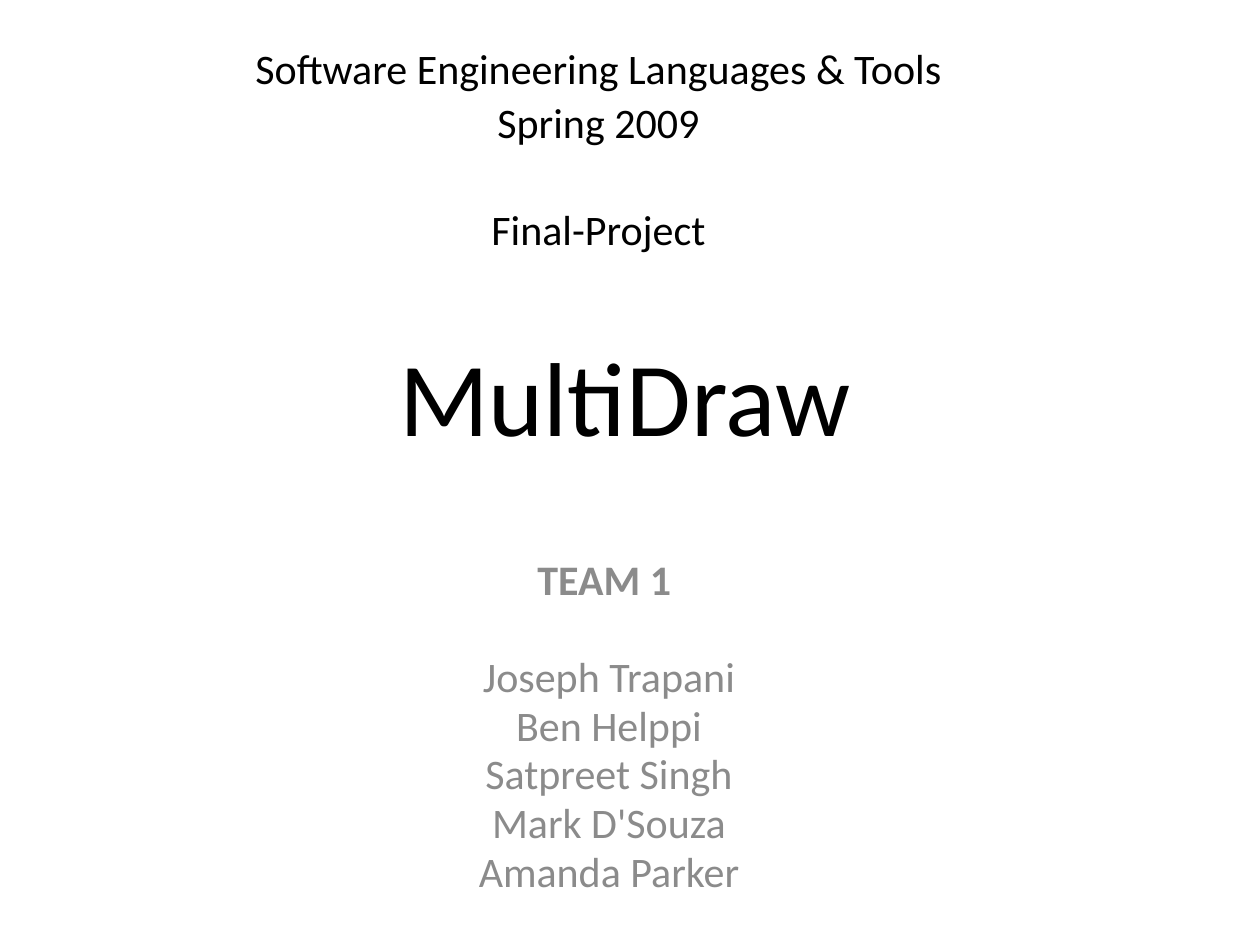
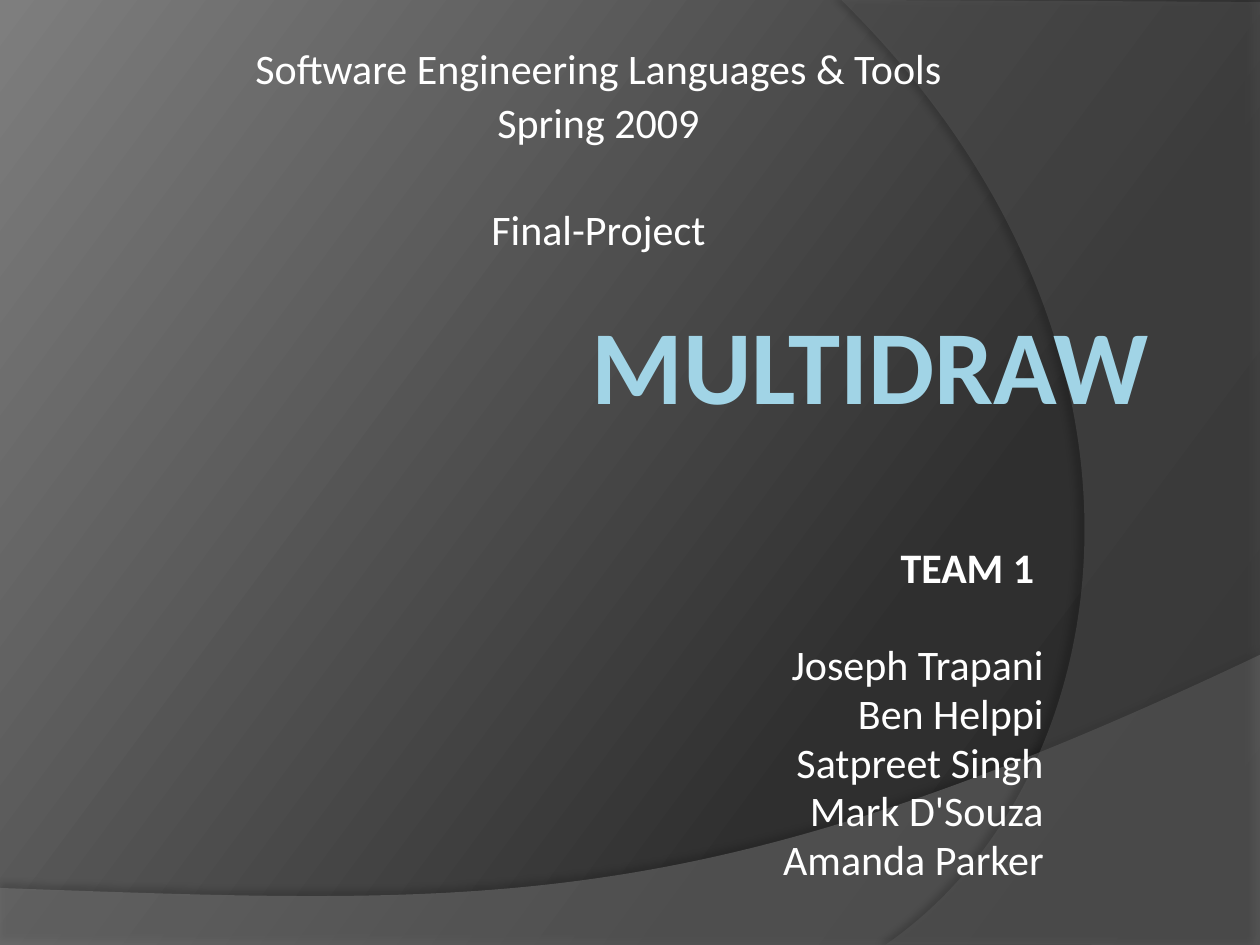
Before and after one commit to satpreetsingh/182mainproject, a slide deck: slide 1 of Documentation/Final Documentation/MultiDraw.pptx. Drawn at 1260x945 pixels with LibreOffice and Linux fonts; fonts in the diff are those of the drawing. Boxes give left, top, right and bottom in pixels: in the first picture for what was removed or moved away, otherwise in the second. Text is boxed around its words. In the diff, an @@ line names an element or a change of style, - is before the commit and + after.

```diff
--- a/Documentation/Final Documentation/MultiDraw.pptx
+++ b/Documentation/Final Documentation/MultiDraw.pptx
@@ background #FFFFFF to gradient #282828 to #2F2F2F to #7E7E7E @@
@@ freeform shape added at bbox=[842, 0, 1260, 945], fill #5E5E5E at 40% opacity @@
@@ text "Software Engineering Languages & Tools" at bbox=[255, 55, 941, 252]: text colour #000000 to #FFFFFF @@
@@ title "MULTIDRAW" at bbox=[592, 336, 1149, 405]: vertical alignment middle to top @@
@@ title at bbox=[592, 336, 1149, 405]: text changed; text colour #000000 to gradient #A1D4E7 to #58808D; bold on @@
-MultiDraw
+MULTIDRAW
@@ subtitle "TEAM 1" at bbox=[783, 555, 1044, 876]: text colour #8C8C8C to #FFFFFF; alignment centre to right; vertical alignment top to bottom @@
@@ freeform shape added at bbox=[0, 655, 1260, 945], fill #7F7F7F at 45% opacity @@
```
Also in this commit, not shown: 7 other slides changed, 2 other files.
